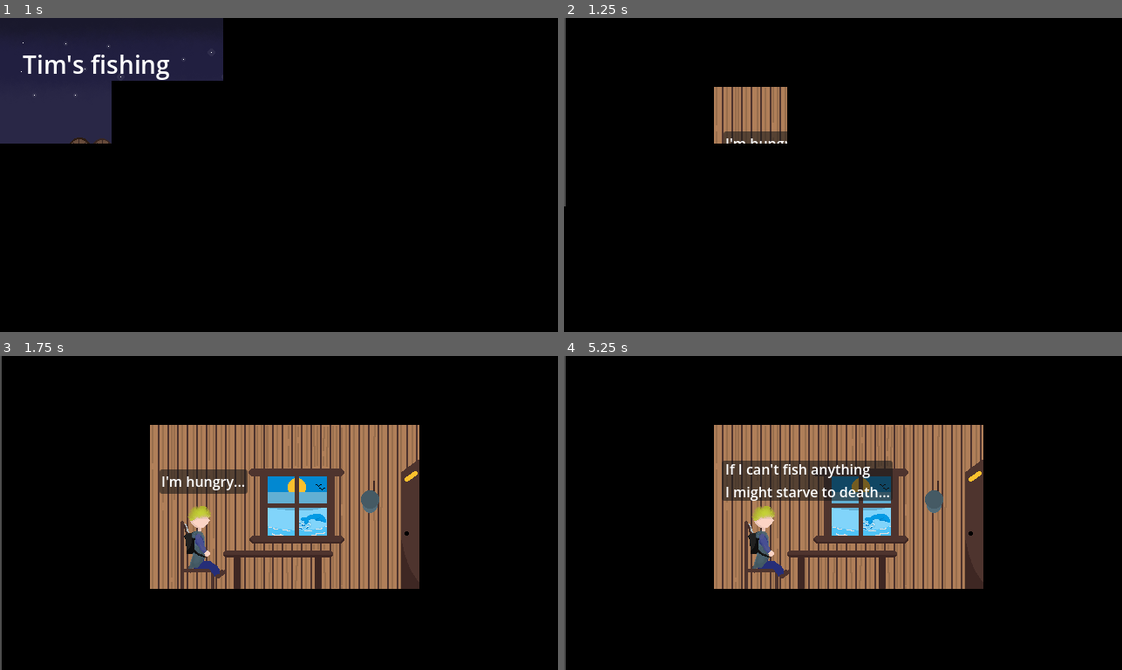
Above: before the commit, frames 1-4 (two rows, left to right).
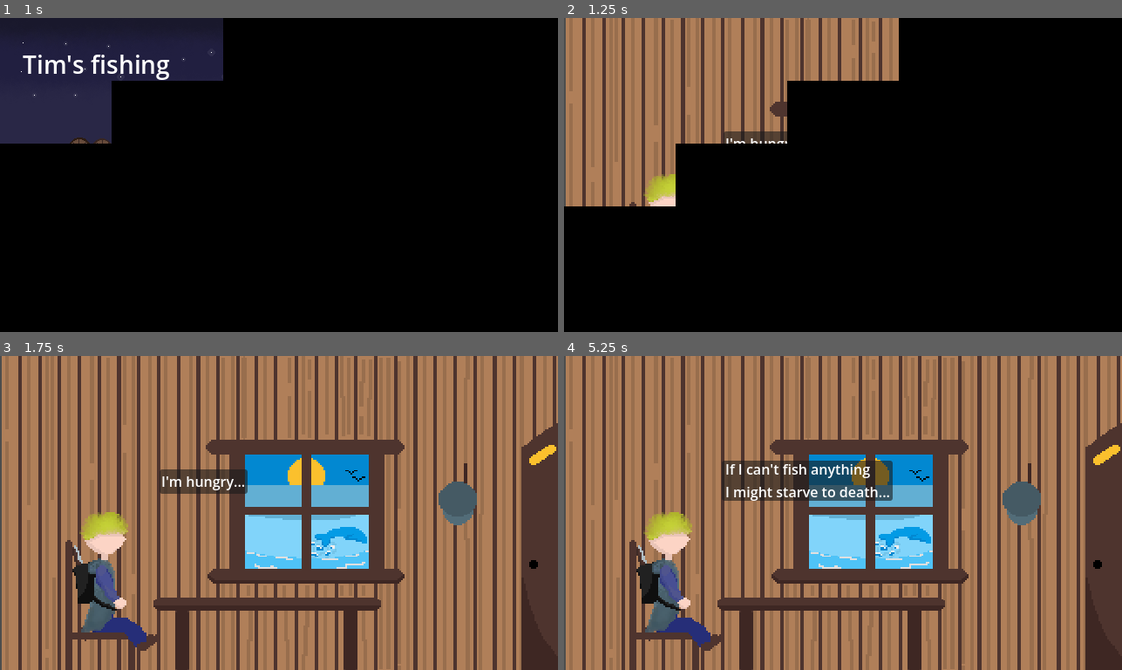
Above: after the commit, the same moments.

Repository: Timeo21/OGJ-8
Game: Godot game, scene res://scenes/title.tscn
Two runs of this game, one before a commit and one after it. Both use one fixed random seed, a clock stepped at 60 frames per second and the inputs below. Sound files missing from this copy of the repository are replaced by a short silence.
Inputs:
- Up to frame 1 (1 s): click "Play" at 0.5 s
- Up to frame 2 (1.25 s): no input
- Up to frame 3 (1.75 s): hold D (right) from 1.28 s (still down)
- Up to frame 4 (5.25 s): tap Enter at 2, 3.5, 5 s; release D (right) at 2.03 s; tap Space at 2.75, 4.25 s; hold D (right) 2.78-3.53 s; hold Up (up) 3.53-4.28 s

Frame 1 is identical in both runs. In frame 2, 22% of the frame differs, in the area x 0-60%, y 0-60%; in frame 3, 90%, in the area x 0-100%, y 0-100%; in frame 4, 89%.

Commit message:
Add house image and fix sprite timers
Add Maisonpng.png (and its import) and update maison.tscn to use the new texture resource. Remove a couple of explicit "visible = false" flags from Label nodes. Adjust sprite_2d.gd timer logic: introduce/use timer1 for nested panel timing, add a debug print, and correct the increments/conditions so panels advance and the scene transition occurs at the intended times.

Diff:
--- a/scenes/maison.tscn
+++ b/scenes/maison.tscn
@@ -1,6 +1,6 @@
 [gd_scene format=3 uid="uid://c0rh1pdorbbgn"]
 
-[ext_resource type="Texture2D" uid="uid://d3x2qthwwq1fi" path="res://assets/Maison.png" id="1_usia5"]
+[ext_resource type="Texture2D" uid="uid://dn7u6odagacfe" path="res://scenes/Maisonpng.png" id="1_oayi1"]
 [ext_resource type="Script" uid="uid://ndi6tvtjyhdg" path="res://scenes/sprite_2d.gd" id="2_kihby"]
 [ext_resource type="Texture2D" uid="uid://ox7o0v6h6iyc" path="res://assets/pecheurPêche1.png" id="3_oayi1"]
 
@@ -8,7 +8,7 @@
 
 [node name="Sprite2D" type="Sprite2D" parent="." unique_id=1196569342]
 position = Vector2(322, 180)
-texture = ExtResource("1_usia5")
+texture = ExtResource("1_oayi1")
 script = ExtResource("2_kihby")
 
 [node name="Panel" type="Panel" parent="Sprite2D" unique_id=1912231696]
@@ -132,7 +132,6 @@
 metadata/_edit_group_ = true
 
 [node name="Label" type="Label" parent="Sprite2D/Panel8" unique_id=1172886034]
-visible = false
 layout_mode = 0
 offset_right = 40.0
 offset_bottom = 23.0
@@ -148,7 +147,6 @@
 metadata/_edit_group_ = true
 
 [node name="Label" type="Label" parent="Sprite2D/Panel9" unique_id=336616234]
-visible = false
 layout_mode = 0
 offset_left = 3.0
 offset_top = -2.0
--- a/scenes/sprite_2d.gd
+++ b/scenes/sprite_2d.gd
@@ -55,6 +55,7 @@
 		timer = delta + timer
 		panel_8.visible = true
 		if timer >= 4:
+			print(timer1)
 			panel_8.visible = false
 			panel_9.visible = true
 			timer = delta + timer
@@ -62,11 +63,11 @@
 			if timer >= 9:
 				panel_9.visible = false
 				panel_10.visible = true
-				timer = delta + timer
-				if timer >= 13:
+				timer1 = delta + timer1
+				if timer1 >= 4:
 					panel_10.visible = false
 					panel_11.visible = true
-					timer = delta + timer
-				if timer >= 17:
-					TransitionPlayer.change_scene("res://scenes/main.tscn")
+					timer1 = delta + timer1
+					if timer1 >= 9:
+						TransitionPlayer.change_scene("res://scenes/main.tscn")
 	pass
Binary file added: scenes/Maisonpng.png
Not shown, added: scenes/Maisonpng.png.import
